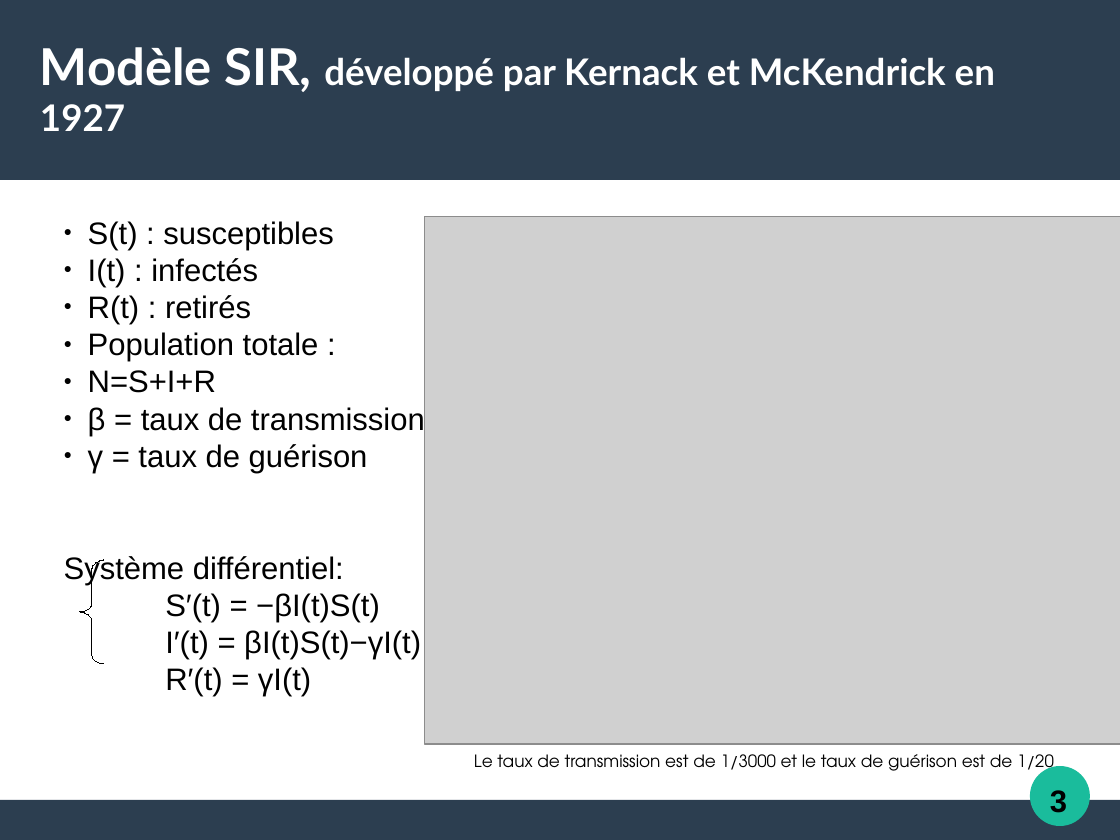
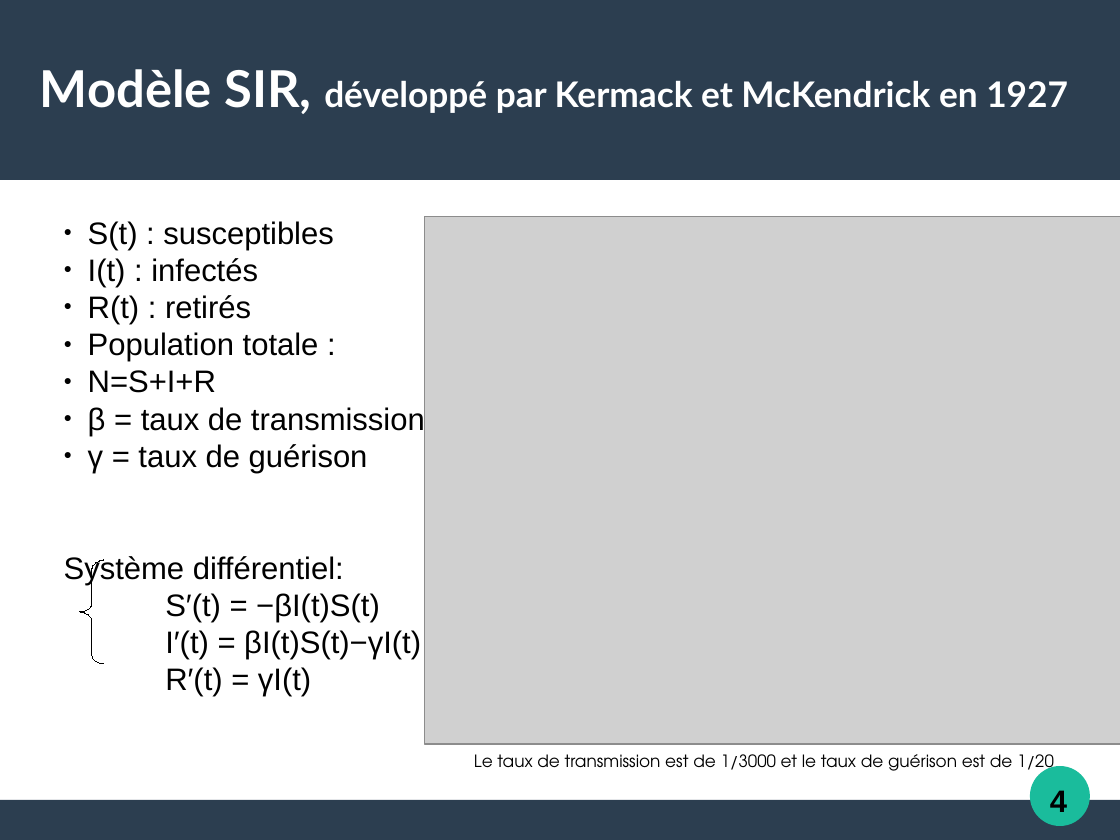
Before and after one commit to Alexia57/TIPE-2021-MP, a slide deck: slide 5 of Tipe_presentation.odp. Drawn at 1120x840 pixels with LibreOffice and Linux fonts; fonts in the diff are those of the drawing; grey boxes stand for pictures. Boxes give left, top, right and bottom in pixels: in the first picture for what was removed or moved away, otherwise in the second. Text is boxed around its words. In the diff, an @@ line names an element or a change of style, - is before the commit and + after.

```diff
--- a/Tipe_presentation.odp
+++ b/Tipe_presentation.odp
@@ title at [40, 69, 1068, 114]: text changed; size 26 to 25 pt @@
-Modèle SIR, développé par Kernack et McKendrick en 1927
+Modèle SIR, développé par Kermack et McKendrick en 1927
@@ text at [1050, 790, 1067, 812]: text changed @@
-3
+4
```
Also in this commit, not shown: 17 other slides changed, 2 slides added, 3 other files.
